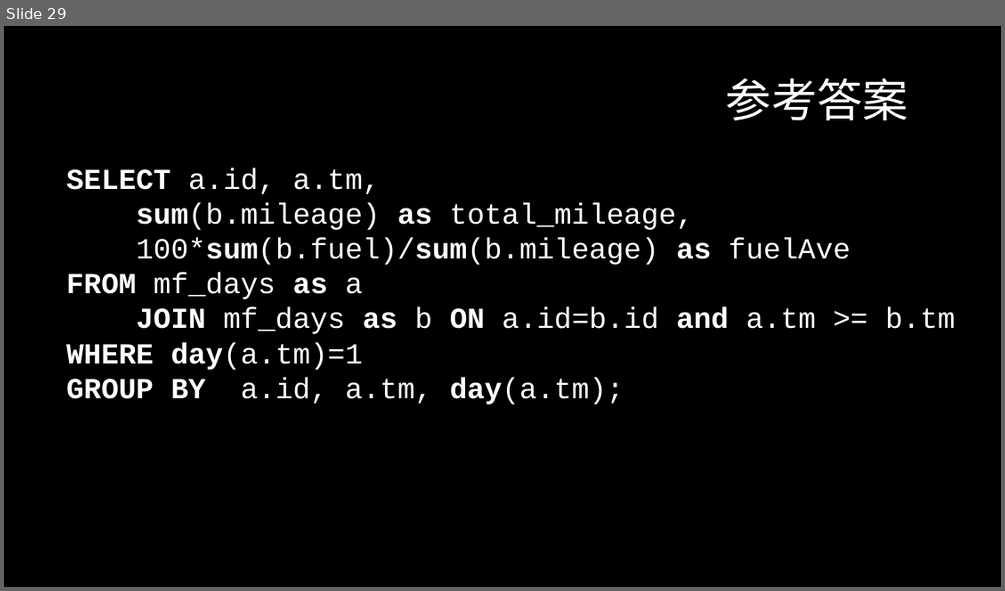
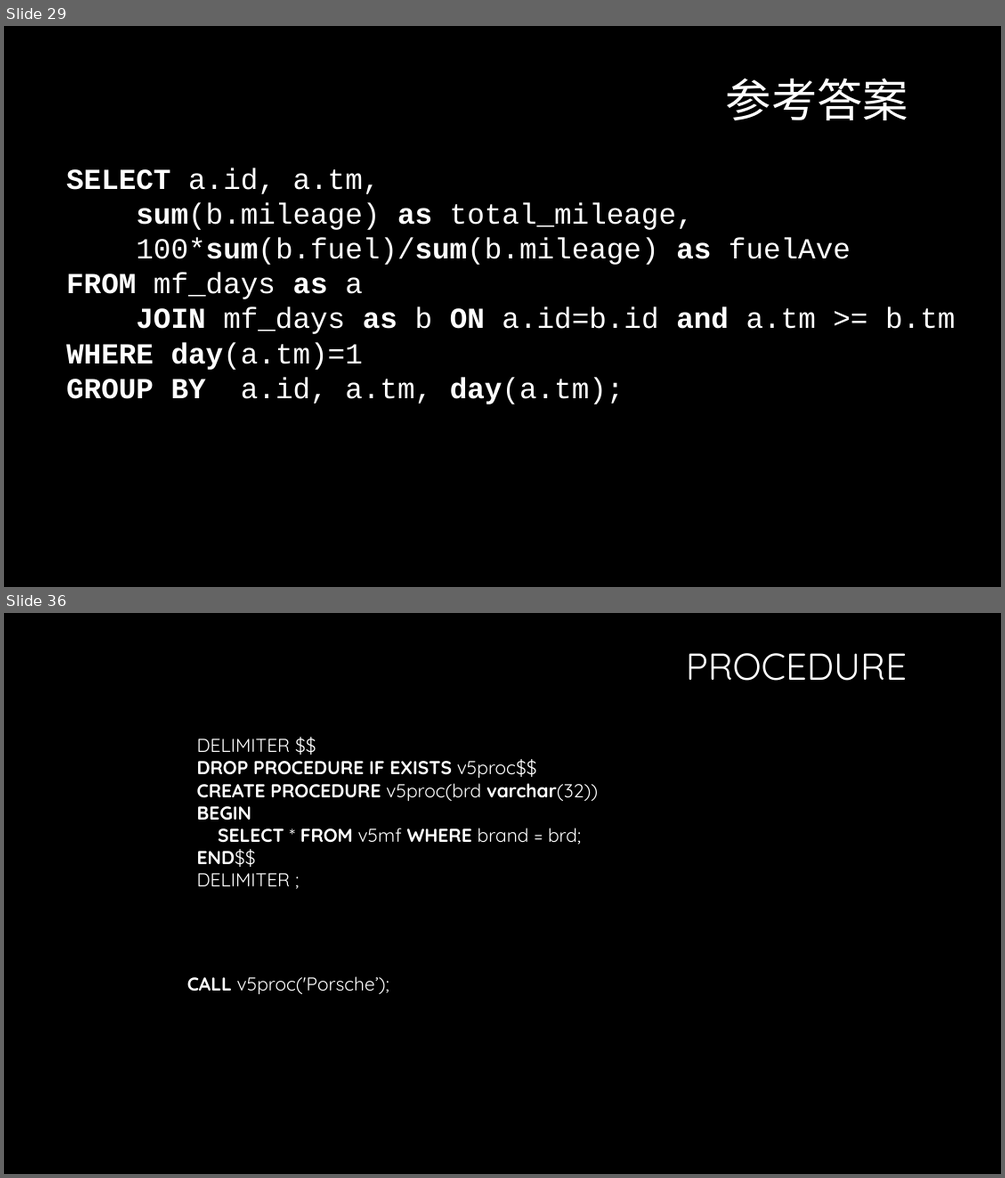
Before and after one commit to InCar/Training, a slide deck: Database/database.pptx. Shown one above the other, each under a label of ours: slide 29 before the commit, slides 29 and 36 after it; the slides between them are not shown. The pictures are 1005x591 and 1005x1178 pixels, drawn with LibreOffice and Linux fonts; fonts in the diff are those of the drawing; background and template pictures are left out. Boxes give left, top, right and bottom in pixels: in the first picture for what was removed or moved away, otherwise in the second. Text is boxed around its words. In the diff, an @@ line names an element or a change of style, - is before the commit and + after.

```diff
--- a/Database/database.pptx
+++ b/Database/database.pptx
@@ slide 36 added at bbox=[4, 613, 1001, 1174], background #000000 @@
@@ text added at bbox=[686, 653, 906, 681], 36 pt, text #FFFFFF @@
+PROCEDURE
@@ text added at bbox=[197, 738, 598, 886], 18 pt, text #FFFFFF, bold @@
+DELIMITER $$
+DROP PROCEDURE IF EXISTS v5proc$$
+CREATE PROCEDURE v5proc(brd varchar(32))
+BEGIN
+SELECT * FROM v5mf WHERE brand = brd;
+END$$
+DELIMITER ;
@@ text added at bbox=[187, 976, 389, 994], 18 pt, text #FFFFFF @@
+CALL v5proc('Porsche’);
```
Also in this commit, not shown: 7 other slides added, 1 slide removed.
